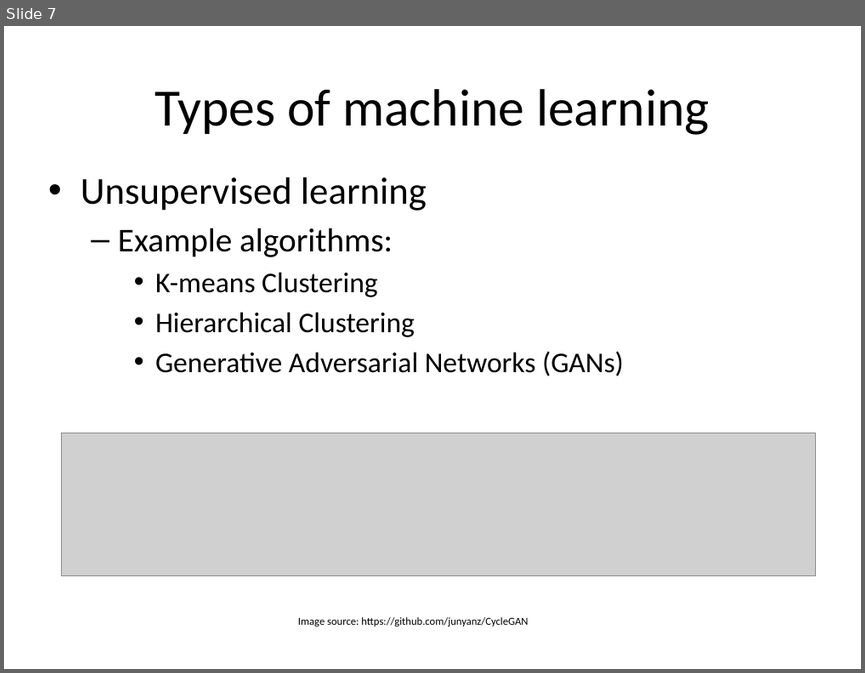
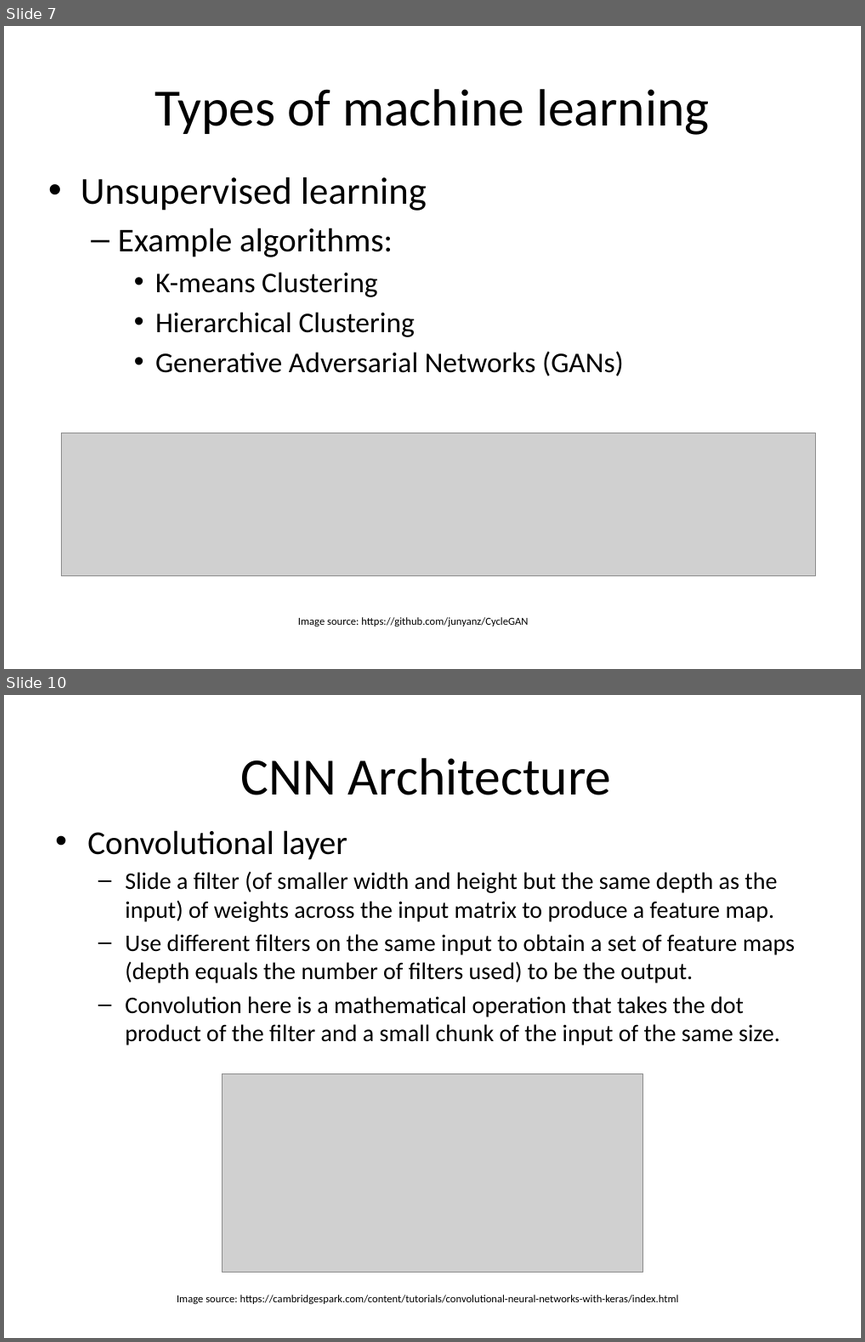
Before and after one commit to WendaZ/PyCharm_data, a slide deck: Machine Learning in Medical Imaging.pptx. Shown one above the other, each under a label of ours: slide 7 before the commit, slides 7 and 10 after it; the slides between them are not shown. The pictures are 865x673 and 865x1342 pixels, drawn with LibreOffice and Linux fonts; fonts in the diff are those of the drawing; grey boxes stand for pictures. Boxes give left, top, right and bottom in pixels: in the first picture for what was removed or moved away, otherwise in the second. Text is boxed around its words. In the diff, an @@ line names an element or a change of style, - is before the commit and + after.

```diff
--- a/Machine Learning in Medical Imaging.pptx
+++ b/Machine Learning in Medical Imaging.pptx
@@ slide 10 added at <box>4,695,861,1338</box>, background #FFFFFF @@
@@ title added at <box>241,758,611,795</box>, 44 pt, text #000000 @@
+CNN Architecture
@@ text added at <box>87,830,794,1045</box>, 20 pt, text #000000 @@
+• Convolutional layer
+  – Slide a filter (of smaller width and height but the same depth as the input) of weights across the input matrix to produce a feature map.
+  – Use different filters on the same input to obtain a set of feature maps (depth equals the number of filters used) to be the output.
+  – Convolution here is a mathematical operation that takes the dot product of the filter and a small chunk of the input of the same size.
@@ picture added at <box>222,1074,642,1271</box> @@
@@ text added at <box>177,1294,679,1304</box>, 9 pt, text #000000 @@
+Image source: https://cambridgespark.com/content/tutorials/convolutional-neural-networks-with-keras/index.html
```
Also in this commit, not shown: 5 slides changed, 6 other slides added.
